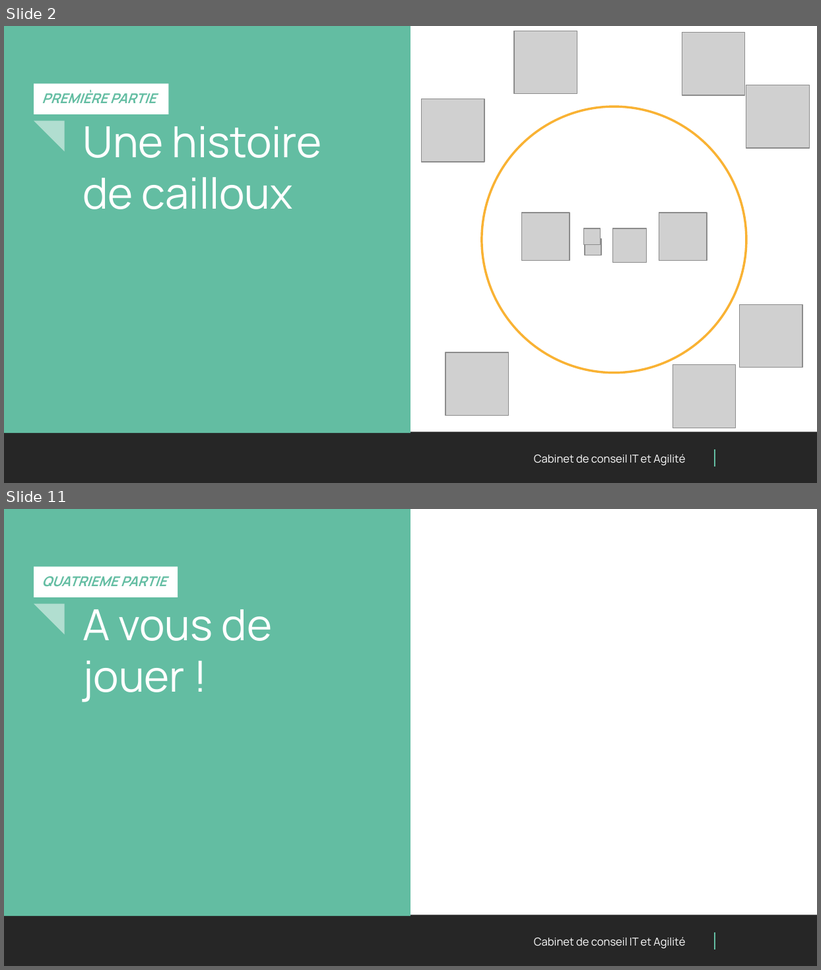
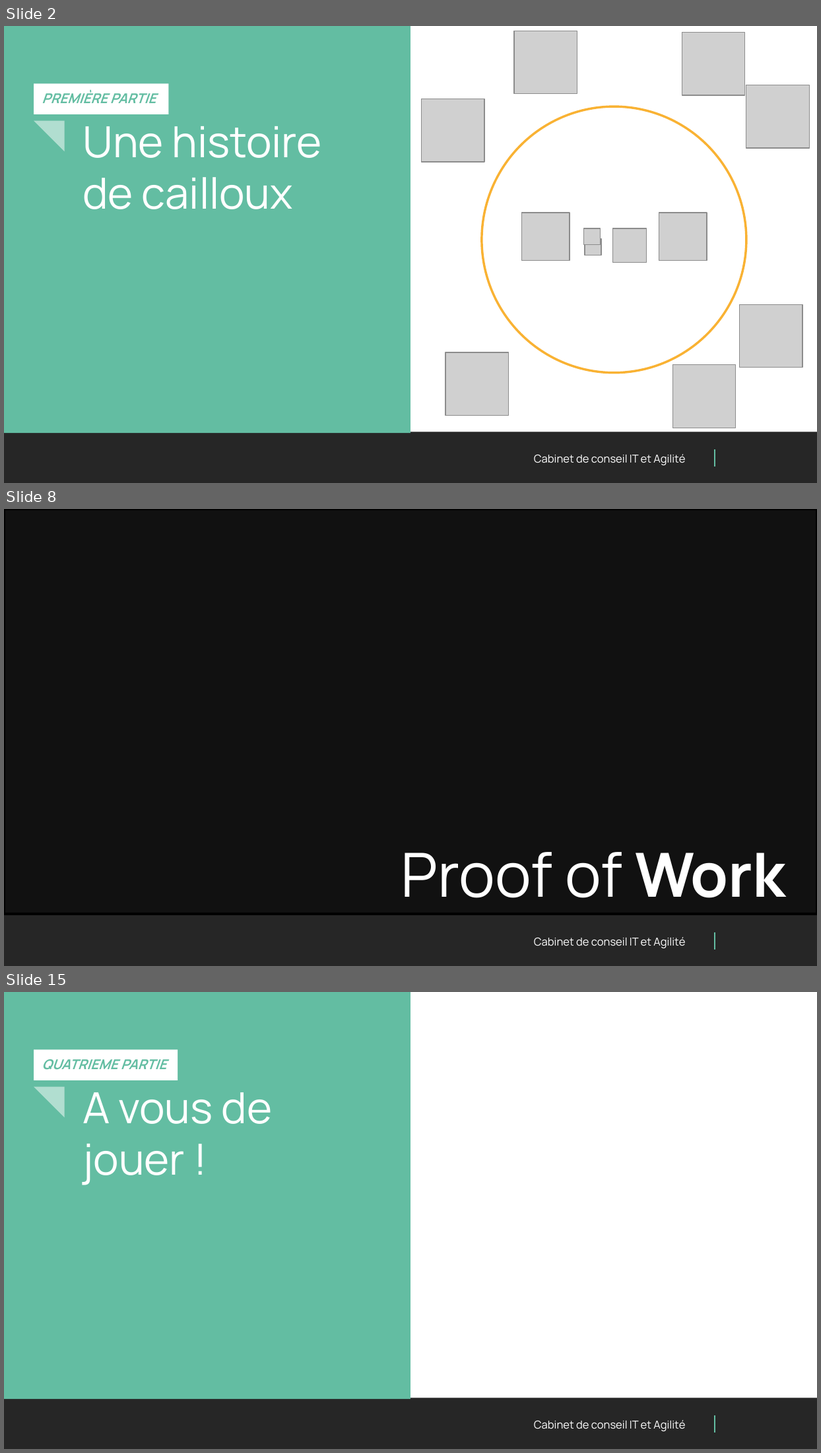
Before and after one commit to PaulFasola/Techlabs, a slide deck: Blockchain101+SmartContracts/Presentation/Techlab Blockchain.pptx. Shown one above the other, each under a label of ours: slides 2 and 11 before the commit, slides 2, 8 and 15 after it; the slides between them are not shown. The pictures are 821x970 and 821x1453 pixels, drawn with LibreOffice and Linux fonts; fonts in the diff are those of the drawing; grey boxes stand for pictures; background and template pictures are left out; a plain dark background stands for a picture behind light text. Boxes give left, top, right and bottom in pixels: in the first picture for what was removed or moved away, otherwise in the second. Text is boxed around its words. In the diff, an @@ line names an element or a change of style, - is before the commit and + after.

```diff
--- a/Blockchain101+SmartContracts/Presentation/Techlab Blockchain.pptx
+++ b/Blockchain101+SmartContracts/Presentation/Techlab Blockchain.pptx
@@ slide 8 added at [4,509,817,966], background picture (left out); not listed: 3 template elements that a slide beside it also shows @@
@@ rectangle added at [4,509,817,914], fill #000000 at 60% opacity, outline #000000 2 pt @@
@@ text added at [401,852,785,898], 54 pt, text #FFFFFF @@
+Proof of Work
@@ what was slide 11 is now slide 15 @@
```
Also in this commit, not shown: 7 slides changed, 5 other slides added, 2 slides removed, 1 other file.
